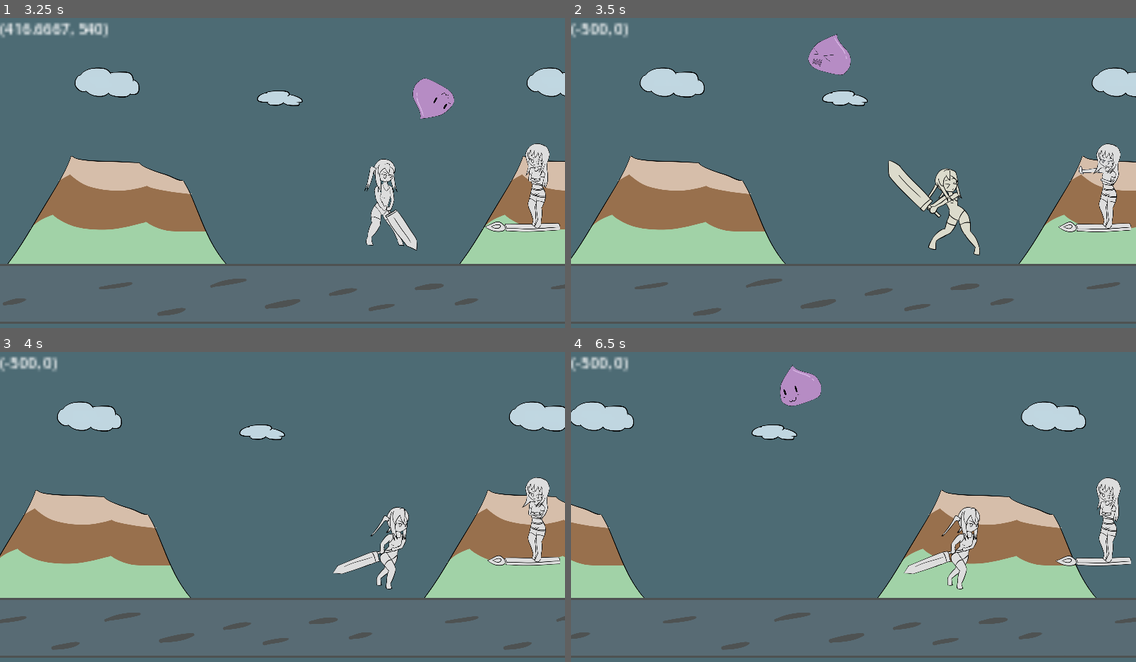
Above: before the commit, frames 1-4 (two rows, left to right).
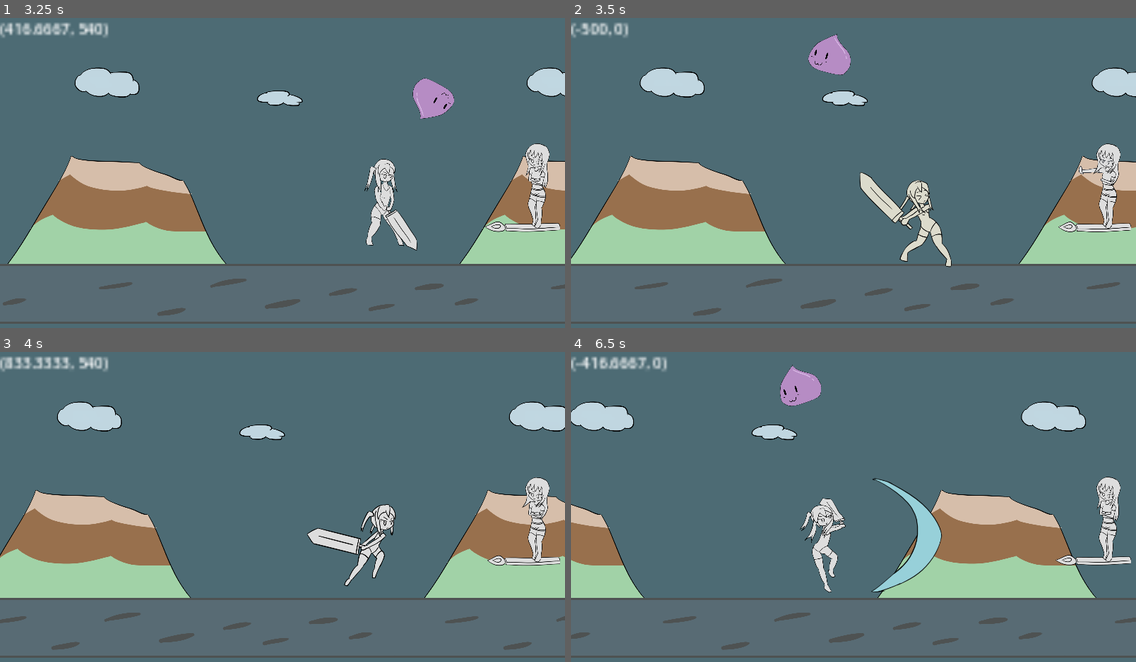
Above: after the commit, the same moments.

Repository: BeatMil/Animurun
Game: Godot game, scene res://scenes/forest.tscn
The game is run twice, just before and just after one commit, with the same random seed, the same clock (stepped at 60 frames per second) and the same inputs.
Inputs:
- Up to frame 1 (3.25 s): hold J (attack) 0.53-1.28 s; hold D (move_right) 0.53-2.03 s; tap Space (jump) at 0.77, 1.52, 3.02 s; tap J (attack) at 1.35, 2.3, 3.05 s; hold A (move_left) 2.03-2.78 s; hold K (block) 2.03-2.78 s; hold D (move_right) from 2.78 s (still down); tap L (dodge) at 2.85 s
- Up to frame 2 (3.5 s): keep holding D (move_right)
- Up to frame 3 (4 s): keep holding D (move_right); hold J (attack) from 3.53 s (still down); tap Space (jump) at 3.77 s
- Up to frame 4 (6.5 s): release D (move_right) at 4.28 s; release J (attack) at 4.28 s; hold A (move_left) 4.28-5.03 s; tap J (attack) at 4.35, 5.3, 6.05 s; tap Space (jump) at 4.52, 6.02 s; hold D (move_right) 5.03-5.78 s; hold K (block) 5.03-5.78 s; hold A (move_left) from 5.78 s (still down); tap L (dodge) at 5.85 s

Frame 1 is identical in both runs. In frame 2, 2.6% of the frame differs, in the area x 42-73%, y 9-81%; in frame 3, 2.5%; in frame 4, 4.0%, in the area x 1-100%, y 1-78%.

Commit message:
Super hit cinimatics (in progress)

Diff:
--- /dev/null
+++ b/nodes/hitboxes/super_hit_hitbox.tscn
@@ -0,0 +1,23 @@
+[gd_scene load_steps=3 format=3 uid="uid://bicuru7mj70tl"]
+
+[ext_resource type="Script" path="res://scripts/super_hit_hitbox.gd" id="1_dk4dq"]
+
+[sub_resource type="RectangleShape2D" id="RectangleShape2D_3pcvt"]
+size = Vector2(470, 486)
+
+[node name="SuperHitbox" type="Area2D" groups=["attack", "attack01"]]
+collision_layer = 0
+collision_mask = 4
+priority = 1.0
+script = ExtResource("1_dk4dq")
+
+[node name="CollisionShape2D" type="CollisionShape2D" parent="."]
+shape = SubResource("RectangleShape2D_3pcvt")
+
+[node name="Timer" type="Timer" parent="."]
+wait_time = 3.0
+one_shot = true
+autostart = true
+
+[connection signal="body_entered" from="." to="." method="_on_body_entered"]
+[connection signal="timeout" from="Timer" to="." method="_on_timer_timeout"]
--- /dev/null
+++ b/nodes/particles/blue_spark.tscn
@@ -0,0 +1,38 @@
+[gd_scene load_steps=5 format=3 uid="uid://0twvnpg06dp6"]
+
+[ext_resource type="Texture2D" uid="uid://b1g2xbye7m3uo" path="res://media/sprites/particle_effects/floaty_128.png" id="1_8spe4"]
+[ext_resource type="Script" path="res://scripts/particle.gd" id="2_6gwbn"]
+
+[sub_resource type="CanvasItemMaterial" id="CanvasItemMaterial_fmtxd"]
+blend_mode = 1
+particles_animation = true
+particles_anim_h_frames = 7
+particles_anim_v_frames = 7
+particles_anim_loop = true
+
+[sub_resource type="ParticleProcessMaterial" id="ParticleProcessMaterial_2vxfg"]
+emission_shape = 3
+emission_box_extents = Vector3(1, 1, 1)
+particle_flag_disable_z = true
+direction = Vector3(-1, -1, 0)
+initial_velocity_min = 100.0
+initial_velocity_max = 100.0
+orbit_velocity_min = 0.0
+orbit_velocity_max = 0.0
+color = Color(0.258824, 0.388235, 0.905882, 1)
+
+[node name="Node2D" type="Node2D"]
+script = ExtResource("2_6gwbn")
+time_before_queue_free = 10.0
+
+[node name="GPUParticles2D" type="GPUParticles2D" parent="."]
+material = SubResource("CanvasItemMaterial_fmtxd")
+amount = 50
+process_material = SubResource("ParticleProcessMaterial_2vxfg")
+texture = ExtResource("1_8spe4")
+lifetime = 5.0
+explosiveness = 0.9
+
+[node name="Timer" type="Timer" parent="."]
+
+[connection signal="timeout" from="Timer" to="." method="_on_timer_timeout"]
--- a/nodes/particles/particle01.tscn
+++ b/nodes/particles/particle01.tscn
@@ -1,4 +1,4 @@
-[gd_scene load_steps=3 format=3]
+[gd_scene load_steps=3 format=3 uid="uid://t7bu7b681h0i"]
 
 [ext_resource type="Script" path="res://scripts/particle.gd" id="1_ig7m8"]
 
--- a/nodes/slime.tscn
+++ b/nodes/slime.tscn
@@ -215,6 +215,7 @@
 gravity_scale = 2.0
 max_contacts_reported = 1
 contact_monitor = true
+freeze_mode = 1
 script = ExtResource("1_o6lyd")
 
 [node name="VisibleOnScreenNotifier2D" type="VisibleOnScreenNotifier2D" parent="."]
--- a/scenes/forest.tscn
+++ b/scenes/forest.tscn
@@ -1,13 +1,16 @@
-[gd_scene load_steps=57 format=3 uid="uid://dfr4ldwth3ac3"]
+[gd_scene load_steps=68 format=3 uid="uid://46hwm47l0ics"]
 
 [ext_resource type="Script" path="res://scripts/forest.gd" id="1_trs0b"]
 [ext_resource type="Texture2D" uid="uid://dh13bx01yu78m" path="res://media/sprites/kaisouko_look.png" id="2_b416e"]
+[ext_resource type="Script" path="res://scripts/parallax_controller.gd" id="3_6vke0"]
 [ext_resource type="Texture2D" uid="uid://dqya23lpwqwc5" path="res://media/sprites/clouds.png" id="3_6vtol"]
+[ext_resource type="Script" path="res://scripts/parallax_layer_auto.gd" id="3_qw77j"]
 [ext_resource type="Texture2D" uid="uid://c6cckqobux4ov" path="res://media/sprites/mountain.png" id="4_oa7ea"]
 [ext_resource type="Texture2D" uid="uid://o3mgqx5thpxh" path="res://media/sprites/ground.png" id="5_rf2wy"]
 [ext_resource type="Script" path="res://scripts/chiichan.gd" id="6_b8mqq"]
 [ext_resource type="Texture2D" uid="uid://lwgm73y41uvc" path="res://media/sprites/chiichan_jump.png" id="7_5vrbo"]
 [ext_resource type="Texture2D" uid="uid://dgcyrp7yhf30r" path="res://media/sprites/sword_attack01_b.png" id="8_3na0k"]
+[ext_resource type="Script" path="res://scripts/background_dim.gd" id="8_qtgtl"]
 [ext_resource type="AudioStream" uid="uid://dd4t8hc1wr3s0" path="res://media/sfx/sword_attack02.wav" id="9_7jirt"]
 [ext_resource type="AudioStream" uid="uid://4v3ipdlb1tan" path="res://media/sfx/sword_attack01.wav" id="10_2yepl"]
 [ext_resource type="Texture2D" uid="uid://2nmwcl48ddwq" path="res://media/sprites/chiichan_block.png" id="11_kdo51"]
@@ -25,23 +28,71 @@
 [ext_resource type="AudioStream" uid="uid://cat3cfvygslnu" path="res://media/sfx/dedExplosion.wav" id="23_gl0fv"]
 [ext_resource type="PackedScene" uid="uid://d1h4ur6yhpscs" path="res://scenes/ded_menu.tscn" id="24_3kuhs"]
 [ext_resource type="PackedScene" uid="uid://c1vlse56bmgi3" path="res://scenes/pause_menu.tscn" id="25_pyk6c"]
-[ext_resource type="PackedScene" uid="uid://ccj7pc6oqg054" path="res://nodes/Taiga.tscn" id="26_et4pp"]
-
-[sub_resource type="GDScript" id="GDScript_t755h"]
-script/source = "extends ParallaxLayer
-
-@export var SPEED: int = -100
-
-
-func _process(delta):
-	motion_offset.x += SPEED * delta
-"
+[ext_resource type="Texture2D" uid="uid://bcxjtirdkl6pf" path="res://media/sprites/cinimatics/taiga_phase1/super_hit01.png" id="25_x8hod"]
+[ext_resource type="PackedScene" uid="uid://ccj7pc6oqg054" path="res://nodes/taiga.tscn" id="26_et4pp"]
+[ext_resource type="Texture2D" uid="uid://dkyiapdpotj7x" path="res://media/sprites/cinimatics/taiga_phase1/super_hit02.png" id="26_hqt3g"]
+[ext_resource type="AudioStream" uid="uid://ccvb7cacaeh25" path="res://media/sfx/charge_02.wav" id="27_7a8he"]
+[ext_resource type="AudioStream" uid="uid://cavppioiw03v4" path="res://media/sfx/parry01.wav" id="28_68vij"]
 
 [sub_resource type="PhysicsMaterial" id="PhysicsMaterial_vax0k"]
 bounce = 0.8
 
 [sub_resource type="RectangleShape2D" id="RectangleShape2D_iy05h"]
 size = Vector2(4108, 287)
+
+[sub_resource type="Animation" id="Animation_4dq5q"]
+length = 0.001
+tracks/0/type = "value"
+tracks/0/imported = false
+tracks/0/enabled = true
+tracks/0/path = NodePath("BackgroundDim:color")
+tracks/0/interp = 1
+tracks/0/loop_wrap = true
+tracks/0/keys = {
+"times": PackedFloat32Array(0),
+"transitions": PackedFloat32Array(1),
+"update": 0,
+"values": [Color(0, 0, 0, 0)]
+}
+
+[sub_resource type="Animation" id="Animation_5sbwe"]
+resource_name = "dim"
+length = 0.2
+tracks/0/type = "value"
+tracks/0/imported = false
+tracks/0/enabled = true
+tracks/0/path = NodePath("BackgroundDim:color")
+tracks/0/interp = 1
+tracks/0/loop_wrap = true
+tracks/0/keys = {
+"times": PackedFloat32Array(0, 0.2),
+"transitions": PackedFloat32Array(1, 1),
+"update": 0,
+"values": [Color(0, 0, 0, 0), Color(0, 0, 0, 0.47)]
+}
+
+[sub_resource type="Animation" id="Animation_lsb2t"]
+resource_name = "undim"
+length = 0.2
+tracks/0/type = "value"
+tracks/0/imported = false
+tracks/0/enabled = true
+tracks/0/path = NodePath("BackgroundDim:color")
+tracks/0/interp = 1
+tracks/0/loop_wrap = true
+tracks/0/keys = {
+"times": PackedFloat32Array(0, 0.2),
+"transitions": PackedFloat32Array(1, 1),
+"update": 0,
+"values": [Color(0, 0, 0, 0.47), Color(0, 0, 0, 0)]
+}
+
+[sub_resource type="AnimationLibrary" id="AnimationLibrary_io1ub"]
+_data = {
+"RESET": SubResource("Animation_4dq5q"),
+"dim": SubResource("Animation_5sbwe"),
+"undim": SubResource("Animation_lsb2t")
+}
 
 [sub_resource type="RectangleShape2D" id="RectangleShape2D_xqcb5"]
 size = Vector2(143, 305)
@@ -119,6 +170,30 @@
 "transitions": PackedFloat32Array(1),
 "update": 0,
 "values": [Color(1, 1, 1, 1)]
+}
+tracks/6/type = "value"
+tracks/6/imported = false
+tracks/6/enabled = true
+tracks/6/path = NodePath("ChiichanPos/sprite:scale")
+tracks/6/interp = 1
+tracks/6/loop_wrap = true
+tracks/6/keys = {
+"times": PackedFloat32Array(0),
+"transitions": PackedFloat32Array(1),
+"update": 0,
+"values": [Vector2(1, 1)]
+}
+tracks/7/type = "value"
+tracks/7/imported = false
+tracks/7/enabled = true
+tracks/7/path = NodePath("ChiichanPos/sprite:position")
+tracks/7/interp = 1
+tracks/7/loop_wrap = true
+tracks/7/keys = {
+"times": PackedFloat32Array(0),
+"transitions": PackedFloat32Array(1),
+"update": 0,
+"values": [Vector2(0, 0)]
 }
 
 [sub_resource type="Animation" id="Animation_gbfl8"]
@@ -876,6 +951,103 @@
 }]
 }
 
+[sub_resource type="Animation" id="Animation_v15od"]
+resource_name = "super_hit"
+length = 1.4
+tracks/0/type = "value"
+tracks/0/imported = false
+tracks/0/enabled = true
+tracks/0/path = NodePath("ChiichanPos/sprite:texture")
+tracks/0/interp = 1
+tracks/0/loop_wrap = true
+tracks/0/keys = {
+"times": PackedFloat32Array(0, 0.5),
+"transitions": PackedFloat32Array(1, 1),
+"update": 1,
+"values": [ExtResource("25_x8hod"), ExtResource("26_hqt3g")]
+}
+tracks/1/type = "value"
+tracks/1/imported = false
+tracks/1/enabled = true
+tracks/1/path = NodePath("ChiichanPos/sprite:scale")
+tracks/1/interp = 1
+tracks/1/loop_wrap = true
+tracks/1/keys = {
+"times": PackedFloat32Array(0, 0.5),
+"transitions": PackedFloat32Array(0, 1),
+"update": 0,
+"values": [Vector2(0.9, 0.9), Vector2(0.8, 0.8)]
+}
+tracks/2/type = "audio"
+tracks/2/imported = false
+tracks/2/enabled = true
+tracks/2/path = NodePath("AnimationPlayer/AudioStreamPlayer")
+tracks/2/interp = 1
+tracks/2/loop_wrap = true
+tracks/2/keys = {
+"clips": [{
+"end_offset": 0.0,
+"start_offset": 0.0,
+"stream": ExtResource("27_7a8he")
+}, {
+"end_offset": 0.0,
+"start_offset": 0.0,
+"stream": ExtResource("28_68vij")
+}],
+"times": PackedFloat32Array(0, 0.5)
+}
+tracks/2/use_blend = true
+tracks/3/type = "value"
+tracks/3/imported = false
+tracks/3/enabled = true
+tracks/3/path = NodePath("ChiichanPos/sprite:position")
+tracks/3/interp = 1
+tracks/3/loop_wrap = true
+tracks/3/keys = {
+"times": PackedFloat32Array(0, 0.5, 0.7, 1.4),
+"transitions": PackedFloat32Array(1, 1, 1, 1),
+"update": 0,
+"values": [Vector2(0, 0), Vector2(0, -25), Vector2(-108, -103), Vector2(-168, -41)]
+}
+tracks/4/type = "value"
+tracks/4/imported = false
+tracks/4/enabled = true
+tracks/4/path = NodePath("ChiichanPos/sprite:hframes")
+tracks/4/interp = 1
+tracks/4/loop_wrap = true
+tracks/4/keys = {
+"times": PackedFloat32Array(0),
+"transitions": PackedFloat32Array(1),
+"update": 1,
+"values": [1]
+}
+tracks/5/type = "value"
+tracks/5/imported = false
+tracks/5/enabled = true
+tracks/5/path = NodePath("ChiichanPos/sprite:frame")
+tracks/5/interp = 1
+tracks/5/loop_wrap = true
+tracks/5/keys = {
+"times": PackedFloat32Array(0),
+"transitions": PackedFloat32Array(1),
+"update": 1,
+"values": [0]
+}
+tracks/6/type = "method"
+tracks/6/imported = false
+tracks/6/enabled = true
+tracks/6/path = NodePath(".")
+tracks/6/interp = 1
+tracks/6/loop_wrap = true
+tracks/6/keys = {
+"times": PackedFloat32Array(0.5),
+"transitions": PackedFloat32Array(1),
+"values": [{
+"args": [],
+"method": &"spawn_super_hit_hitbox"
+}]
+}
+
 [sub_resource type="Animation" id="Animation_erit4"]
 resource_name = "sword_deflect"
 length = 0.500008
@@ -967,6 +1139,7 @@
 "hurt": SubResource("Animation_uv8rb"),
 "jump": SubResource("Animation_fgy5s"),
 "run": SubResource("Animation_c0ony"),
+"super_hit": SubResource("Animation_v15od"),
 "sword_deflect": SubResource("Animation_erit4")
 }
 
@@ -1181,10 +1354,11 @@
 texture = ExtResource("2_b416e")
 
 [node name="ParallaxBackground" type="ParallaxBackground" parent="."]
+script = ExtResource("3_6vke0")
 
 [node name="ParallaxLayer" type="ParallaxLayer" parent="ParallaxBackground"]
 motion_mirroring = Vector2(1920, 0)
-script = SubResource("GDScript_t755h")
+script = ExtResource("3_qw77j")
 
 [node name="Clouds" type="Sprite2D" parent="ParallaxBackground/ParallaxLayer"]
 position = Vector2(960, 540)
@@ -1192,7 +1366,7 @@
 
 [node name="ParallaxLayer2" type="ParallaxLayer" parent="ParallaxBackground"]
 motion_mirroring = Vector2(1920, 0)
-script = SubResource("GDScript_t755h")
+script = ExtResource("3_qw77j")
 SPEED = -200
 
 [node name="Mountain" type="Sprite2D" parent="ParallaxBackground/ParallaxLayer2"]
@@ -1201,7 +1375,7 @@
 
 [node name="ParallaxLayer3" type="ParallaxLayer" parent="ParallaxBackground"]
 motion_mirroring = Vector2(1920, 0)
-script = SubResource("GDScript_t755h")
+script = ExtResource("3_qw77j")
 SPEED = -600
 
 [node name="Ground" type="Sprite2D" parent="ParallaxBackground/ParallaxLayer3"]
@@ -1214,6 +1388,25 @@
 
 [node name="CollisionShape2D" type="CollisionShape2D" parent="GroundBody"]
 shape = SubResource("RectangleShape2D_iy05h")
+
+[node name="BackgroundDim" type="ColorRect" parent="."]
+anchors_preset = 15
+anchor_right = 1.0
+anchor_bottom = 1.0
+offset_left = -257.0
+offset_top = -144.0
+offset_right = 362.0
+offset_bottom = 187.0
+grow_horizontal = 2
+grow_vertical = 2
+color = Color(0, 0, 0, 0)
+script = ExtResource("8_qtgtl")
+
+[node name="AnimationPlayer" type="AnimationPlayer" parent="BackgroundDim"]
+root_node = NodePath("../..")
+libraries = {
+"": SubResource("AnimationLibrary_io1ub")
+}
 
 [node name="Chiichan" type="CharacterBody2D" parent="." node_paths=PackedStringArray("default_pos") groups=["chiichan"]]
 self_modulate = Color(0.980392, 0.933333, 0.411765, 1)
@@ -1247,7 +1440,13 @@
 }
 
 [node name="Attack01HitboxPos" type="Marker2D" parent="Chiichan"]
-position = Vector2(361, -147)
+position = Vector2(367, 34)
+
+[node name="SuperHitHitboxPos" type="Marker2D" parent="Chiichan"]
+position = Vector2(389, -150)
+
+[node name="Taiga" parent="." instance=ExtResource("26_et4pp")]
+position = Vector2(1969, 629)
 
 [node name="WorldEnvironment" type="WorldEnvironment" parent="."]
 environment = SubResource("Environment_3nkag")
@@ -1329,9 +1528,6 @@
 [node name="SpawnTimer" type="Timer" parent="."]
 wait_time = 0.5
 
-[node name="Taiga" parent="." instance=ExtResource("26_et4pp")]
-position = Vector2(1969, 629)
-
 [connection signal="animation_finished" from="Chiichan/AnimationPlayer" to="Chiichan" method="_on_animation_player_animation_finished"]
 [connection signal="animation_started" from="Chiichan/AnimationPlayer" to="Chiichan" method="_on_animation_player_animation_started"]
 [connection signal="body_entered" from="DedWalls/Wall" to="DedWalls/Wall" method="_on_body_entered"]
--- a/scripts/Particle.gd
+++ b/scripts/Particle.gd
@@ -1,8 +1,11 @@
 extends Node2D
 
 
+@export var time_before_queue_free: float = 0
+
+
 func _ready():
-	$Timer.wait_time = $GPUParticles2D.lifetime
+	$Timer.wait_time = time_before_queue_free
 	$Timer.start()
 	$GPUParticles2D.emitting = true
 
--- a/scripts/Taiga.gd
+++ b/scripts/Taiga.gd
@@ -8,6 +8,10 @@
 func hurt() -> void:
 	$AnimationPlayer.stop()
 	$AnimationPlayer.play("hurt")
+
+
+func freeze() -> void:
+	$AnimationPlayer.pause()
 
 
 func _on_animation_player_animation_finished(anim_name) -> void:
--- /dev/null
+++ b/scripts/background_dim.gd
@@ -0,0 +1,9 @@
+extends ColorRect
+
+
+func freeze() -> void:
+	$AnimationPlayer.play("dim")
+
+
+func unfreeze() -> void:
+	$AnimationPlayer.play("undim")
--- a/scripts/chiichan.gd
+++ b/scripts/chiichan.gd
@@ -21,6 +21,7 @@
 # Constants
 @onready var anim_player = $AnimationPlayer
 var ATTACK01_HITBOX = preload("res://nodes/hitboxes/attack01_hitbox.tscn")
+var SUPER_HIT_HITBOX = preload("res://nodes/hitboxes/super_hit_hitbox.tscn")
 const FRICTION = 0.1
 
 
@@ -121,6 +122,12 @@
 	add_child(hitbox)
 
 
+func spawn_super_hit_hitbox(): # used by AnimationPlayer
+	var hitbox = SUPER_HIT_HITBOX.instantiate()
+	hitbox.position = $SuperHitHitboxPos.global_position
+	$"..".add_child(hitbox)
+
+
 func push(power: Vector2):
 	power = (pushback_multiplier * power) + power
 	if state == States.BLOCKING or state == States.BLOCK_IMPACT:
@@ -186,6 +193,11 @@
 	is_freezing = false
 
 
+func super_hit() -> void:
+	freeze()
+	$AnimationPlayer.play("super_hit")
+
+
 func dodge_collision():
 	collision_layer = 0b00000000000000001000
 	collision_mask = 0b00000000000000000001
--- a/scripts/hitbox.gd
+++ b/scripts/hitbox.gd
@@ -14,7 +14,7 @@
 		body.turn_hit_boss_collision()
 		body.hurt()
 
-		if body.is_boom_slime:
+		if body.is_boom_slime: # Big cinematic scene XD
 			body.activate_boom()
 		elif body.is_speed_slime:
 			body.apply_impulse(Vector2(4000, -2000))
--- /dev/null
+++ b/scripts/parallax_controller.gd
@@ -0,0 +1,13 @@
+extends ParallaxBackground
+
+
+# Configs
+var is_freeze: bool
+
+
+func freeze(): # used for cool cinimatic
+	is_freeze = true
+
+
+func unfreeze():
+	is_freeze = false
--- a/scripts/parallax_layer_auto.gd
+++ b/scripts/parallax_layer_auto.gd
@@ -5,4 +5,5 @@
 
 
 func _process(delta):
-	motion_offset.x += SPEED * delta
+	if not $"..".is_freeze:
+		motion_offset.x += SPEED * delta
--- a/scripts/slime.gd
+++ b/scripts/slime.gd
@@ -3,6 +3,7 @@
 
 var speed: Vector2 = Vector2(-1000, 0)
 @onready var chiichan = $"../Chiichan"
+var BLUE_SPARK = preload("res://nodes/particles/blue_spark.tscn")
 
 
 # Config
@@ -28,11 +29,31 @@
 
 
 func activate_boom(): # hitbox.gd run this
-	chiichan.freeze()
+	disconnect("ded", $"..".spawner)
+	chiichan.super_hit()
+	self.is_moving = false
+	self.linear_velocity = Vector2.ZERO
+	self.angular_velocity = 0
+	self.custom_integrator = true
+	$"../ParallaxBackground".freeze()
+	$"../Taiga".freeze()
+	$"../BackgroundDim".freeze()
 	# camera.zoom
 	# self.shining_meteo()
 	# self.push_to_taigo
 	pass
+
+
+func activate_boom_then(): # hitbox.gd run this
+	self.apply_impulse(Vector2(2000, 1000))
+	spawn_blue_spark()
+	await get_tree().create_timer(0.1, false).timeout
+	self.apply_torque_impulse(100000)
+
+
+func spawn_blue_spark() -> void:
+	var particle = BLUE_SPARK.instantiate()
+	add_child(particle)
 
 
 func hurt():
@@ -69,7 +90,7 @@
 
 
 func turn_hit_boss_collision():
-	collision_layer = 0b00000000000000000000
+	collision_layer = 0b00000000000000000100
 	collision_mask = 0b00000000000000010000
 
 
--- /dev/null
+++ b/scripts/super_hit_hitbox.gd
@@ -0,0 +1,10 @@
+extends Area2D
+
+
+func _on_body_entered(body):
+	if body.is_in_group("slime"):
+		body.activate_boom_then()
+
+
+func _on_timer_timeout():
+	queue_free()
Not shown, added: Media/sfx/charge_01.wav.import
Not shown, added: Media/sfx/charge_02.wav.import
Binary file added: Media/sprites/cinimatics/taiga_phase1/super_hit01.png
Not shown, added: Media/sprites/cinimatics/taiga_phase1/super_hit01.png.import
Binary file added: Media/sprites/cinimatics/taiga_phase1/super_hit02.png
Not shown, added: Media/sprites/cinimatics/taiga_phase1/super_hit02.png.import
Binary file added: Media/sprites/particle_effects/floaty_128.png
Not shown, added: Media/sprites/particle_effects/floaty_128.png.import
Not shown, added: Media/sfx/charge_01.wav
Not shown, added: Media/sfx/charge_02.wav
